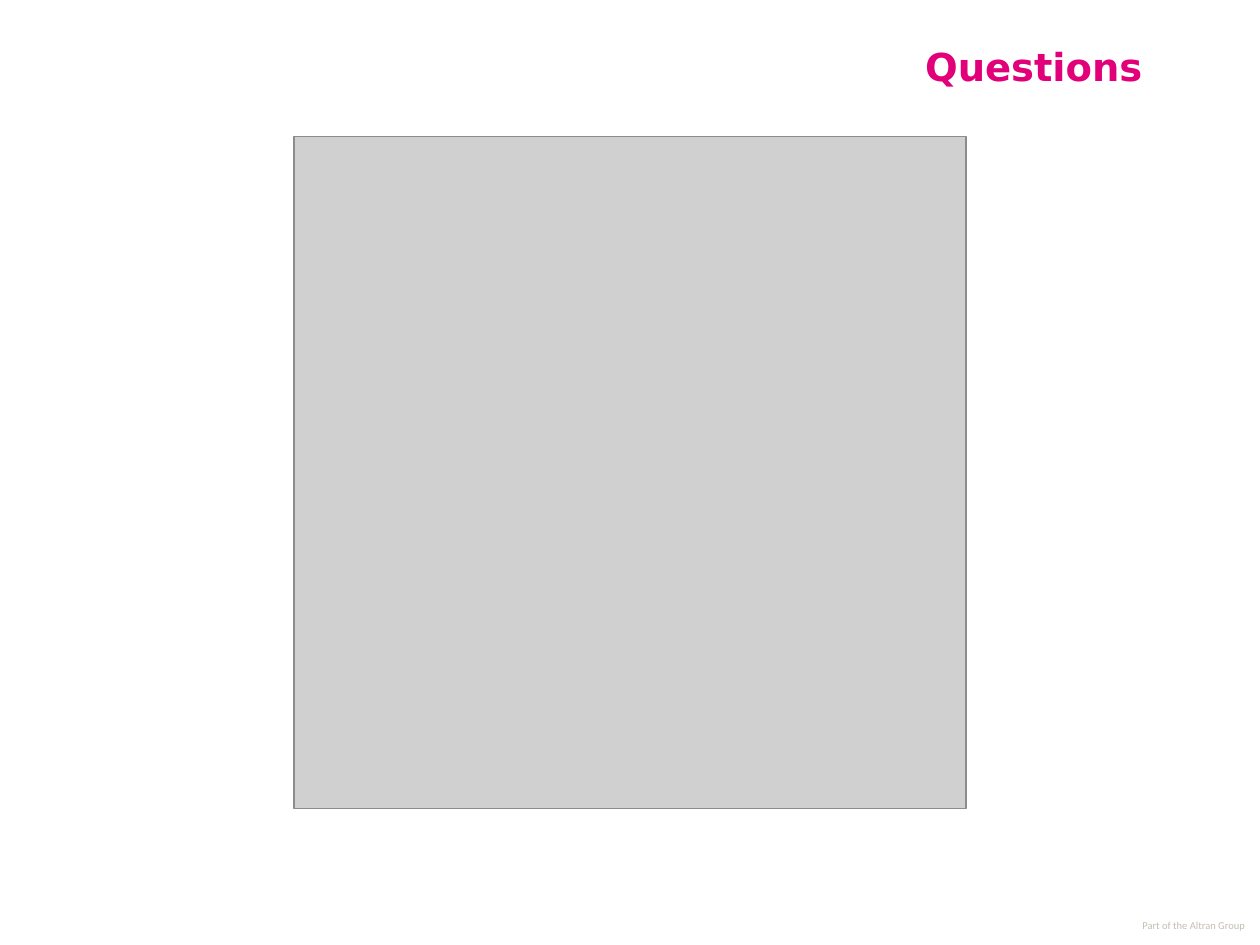
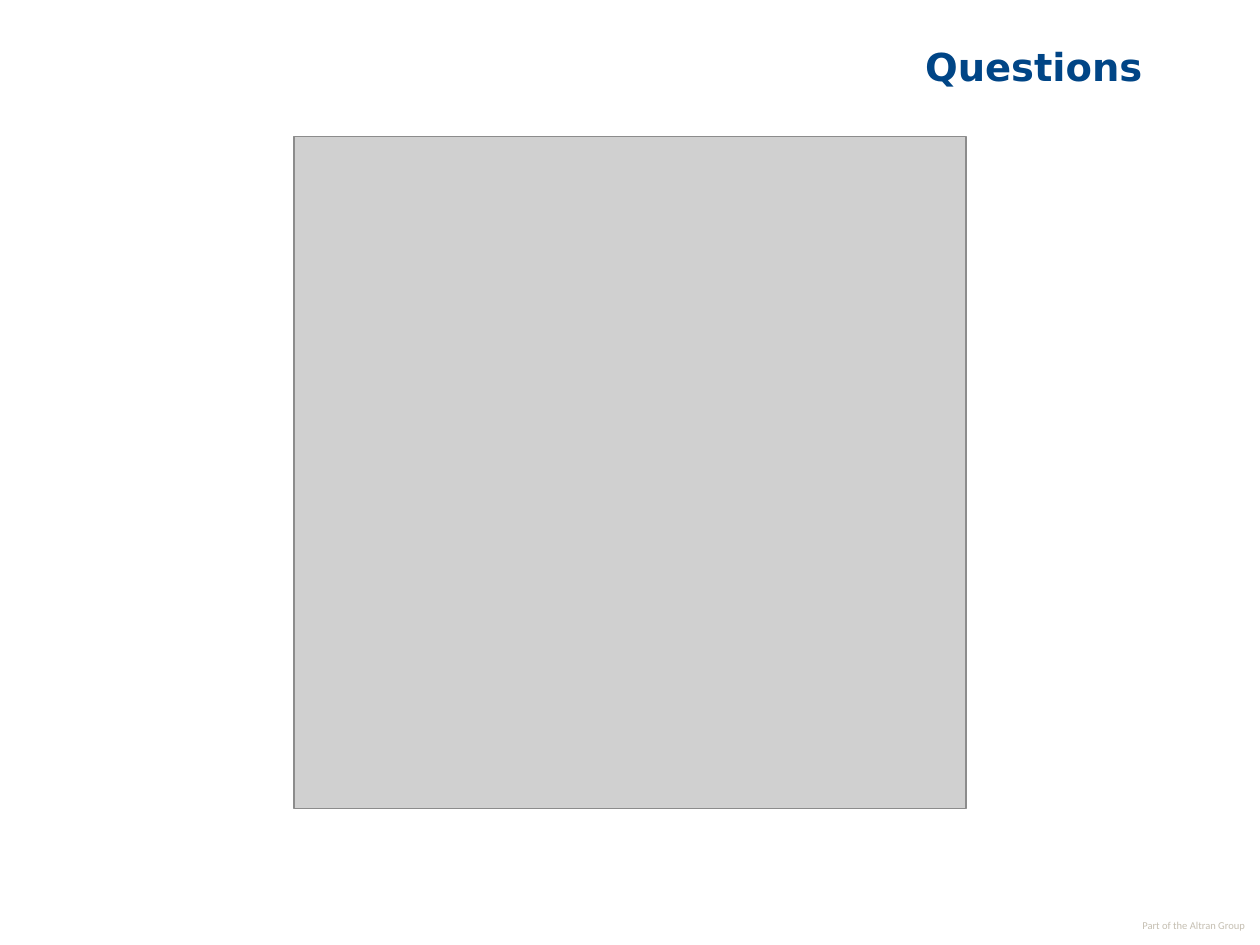
Before and after one commit to maartenvds/robot-framework-examples, a slide deck: slide 43 of documentation/P&B Robot Framework.odp (slide 42 before the commit). Drawn at 1260x945 pixels with LibreOffice and Linux fonts; fonts in the diff are those of the drawing; grey boxes stand for pictures; background and template pictures are left out. Boxes give left, top, right and bottom in pixels: in the first picture for what was removed or moved away, otherwise in the second. Text is boxed around its words. In the diff, an @@ line names an element or a change of style, - is before the commit and + after.

```diff
--- a/documentation/P&B Robot Framework.odp
+++ b/documentation/P&B Robot Framework.odp
@@ title "Questions" at <box>925,51,1142,87</box>: text colour #E2007A to #004586 @@
```
Also in this commit, not shown: 8 other slides changed, 2 slides added, 1 slide removed, 4 other files.
